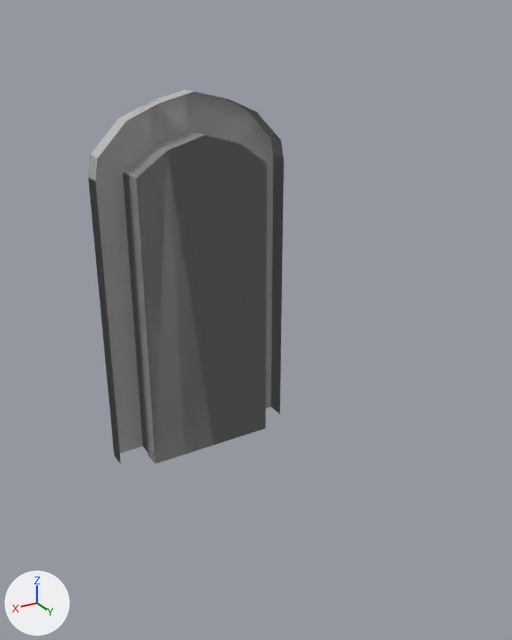
The FBX model Assets/Models/Assets/Modules/Final_Scales/SM_Door_Arch_v02.fbx as it was, and as the next commit left it.
Rendered twice from a camera (50 mm lens) standing at (2.87, 5.69, 4.15) and looking at (-0.29, 0.42, 1.52). The axes (+X, +Y, +Z) are drawn at lower left. The lights are the same throughout. The older version comes first. Where no turn or scale is listed for an object, it has been applied to the vertices.

Names of what the first picture shows: 'Arch_Door', 'Door', 'PF_Door'.
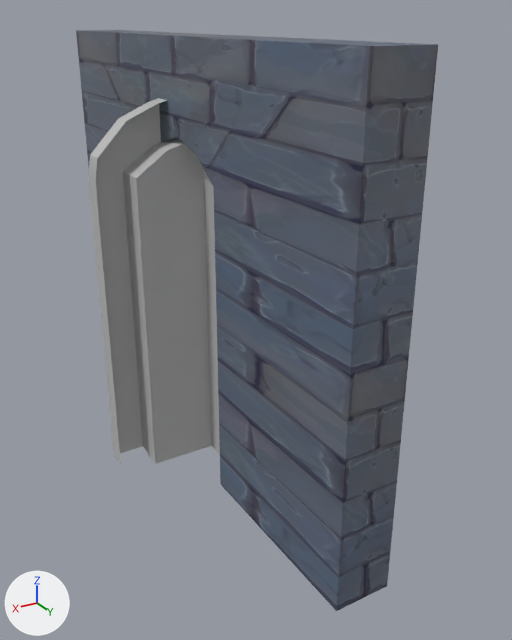
Where the change shows, as pixel boxes (x1, y1, x2, y2) in the pictures (512 x 640 px; the box of a moved part takes in the faces that stretch with it):
'PF_Door', reshaped, moved (84% wider, 55% taller)
    before: (88, 90, 284, 464)
    after: (76, 30, 438, 611)
part 1 of me_mesh, moved or reshaped
    before: (128, 139, 213, 464)
    after: (203, 168, 220, 454)
part 2 of me_mesh, moved or reshaped (not visible afterwards)
    before: (88, 90, 284, 463)
part 3 of me_mesh, added
    after: (76, 30, 438, 611)

What the commit changed:
Picture 'GHIBLI_suelo_diffuse.png' (img_ghibli_suelo_diffuse_png) is new.
Material 'M_Modulo_pared' (mat_m_modulo_pared) is new.
Its texture is img_ghibli_suelo_diffuse_png (with its transparency).
me_mesh is used by ob_pf_door; location (0.0, -0.17, 1.77).
me_mesh had 56 vertices, 38 faces and spanned x -0.95..0.95, y -0.18..0.18, z -1.77..1.77.
me_mesh now has 80 vertices, 64 faces and spans x -0.1..0.5, y -5.0..0.0, z 0.0..4.0.
me_mesh part 1: the loose piece of 20 vertices spanning x -0.65..0.65, y 0.0..0.18, z -1.77..1.42 is turned -90 degrees about the z axis through its middle, then moved by (0.17, -2.59, 1.77).
me_mesh part 2: the loose piece of 36 vertices spanning x -0.95..0.95, y -0.18..0.01, z -1.77..1.77 is turned -90 degrees about the z axis through its middle, then moved by (0.0, -2.41, 1.77).
me_mesh part 3: a new loose piece of 24 vertices spanning x 0.0..0.5, y -5.0..0.0, z 0.0..4.0, in mat_m_modulo_pared (picture img_ghibli_suelo_diffuse_png).
me_mesh gains material mat_m_modulo_pared (picture img_ghibli_suelo_diffuse_png).
Object 'PF_Door' (ob_pf_door) moves from (0.0, -0.17, 1.77) to (-0.25, 2.5, 0.0).
